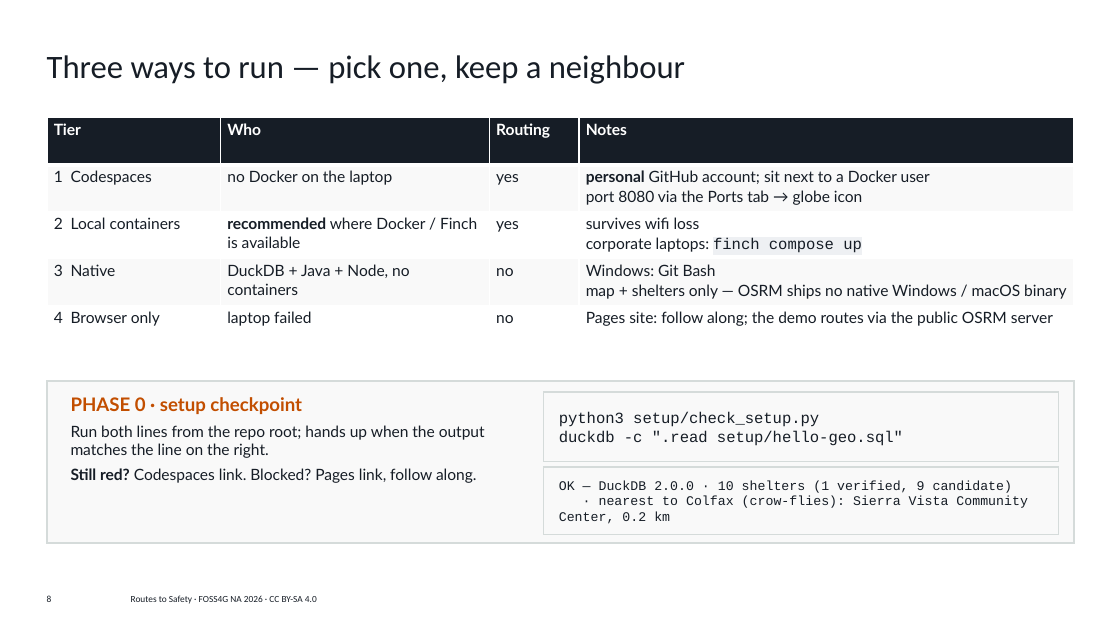
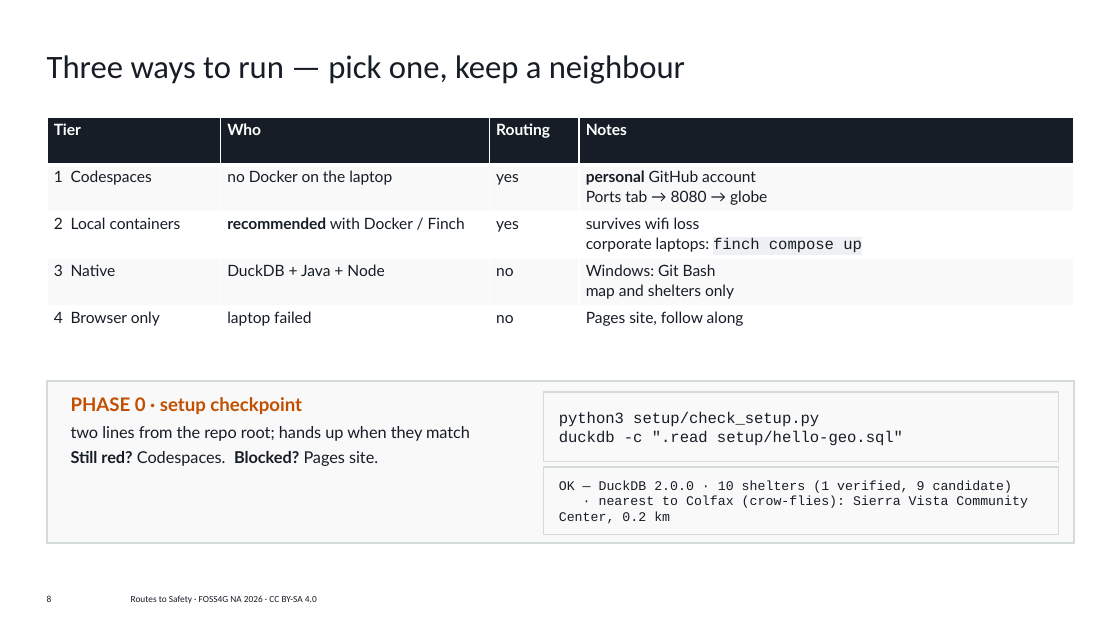
Before and after one commit to vishal4c/routes-to-safety-workshop, a slide deck: slide 8 of deck/Routes-to-Safety-FOSS4G-NA-2026.pptx. Drawn at 1120x630 pixels with LibreOffice and Linux fonts; fonts in the diff are those of the drawing; background and template pictures are left out. Boxes give left, top, right and bottom in pixels: in the first picture for what was removed or moved away, otherwise in the second. Text is boxed around its words. In the diff, an @@ line names an element or a change of style, - is before the commit and + after.

```diff
--- a/deck/Routes-to-Safety-FOSS4G-NA-2026.pptx
+++ b/deck/Routes-to-Safety-FOSS4G-NA-2026.pptx
@@ table at (47,118,1074,353) @@
-row 2, column 4: personal GitHub account; sit next to a Docker user / port 8080 via the Ports tab → globe icon
+row 2, column 4: personal GitHub account / Ports tab → 8080 → globe
-row 3, column 2: recommended where Docker / Finch is available
+row 3, column 2: recommended with Docker / Finch
-row 4, column 2: DuckDB + Java + Node, no containers
+row 4, column 2: DuckDB + Java + Node
-row 4, column 4: Windows: Git Bash / map + shelters only — OSRM ships no native Windows / macOS binary
+row 4, column 4: Windows: Git Bash / map and shelters only
-row 5, column 4: Pages site: follow along; the demo routes via the public OSRM server
+row 5, column 4: Pages site, follow along
@@ text at (71,426,470,466): text changed; size 10 to 10.5 pt @@
-Run both lines from the repo root; hands up when the output matches the line on the right.
-Still red? Codespaces link. Blocked? Pages link, follow along.
+two lines from the repo root; hands up when they match
+Still red? Codespaces. Blocked? Pages site.
```
Also in this commit, not shown: 21 other slides changed, 1 other file.
